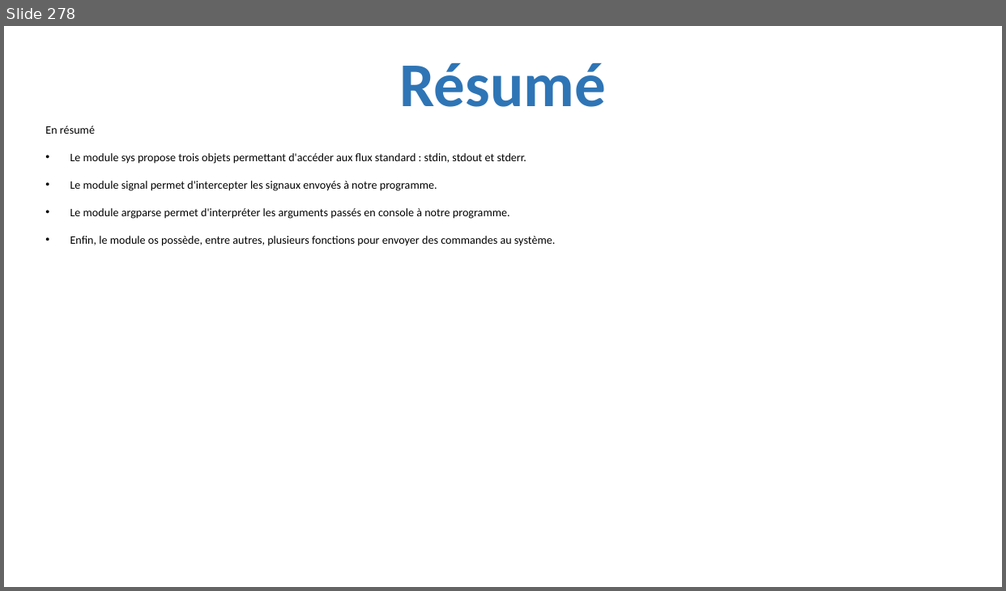
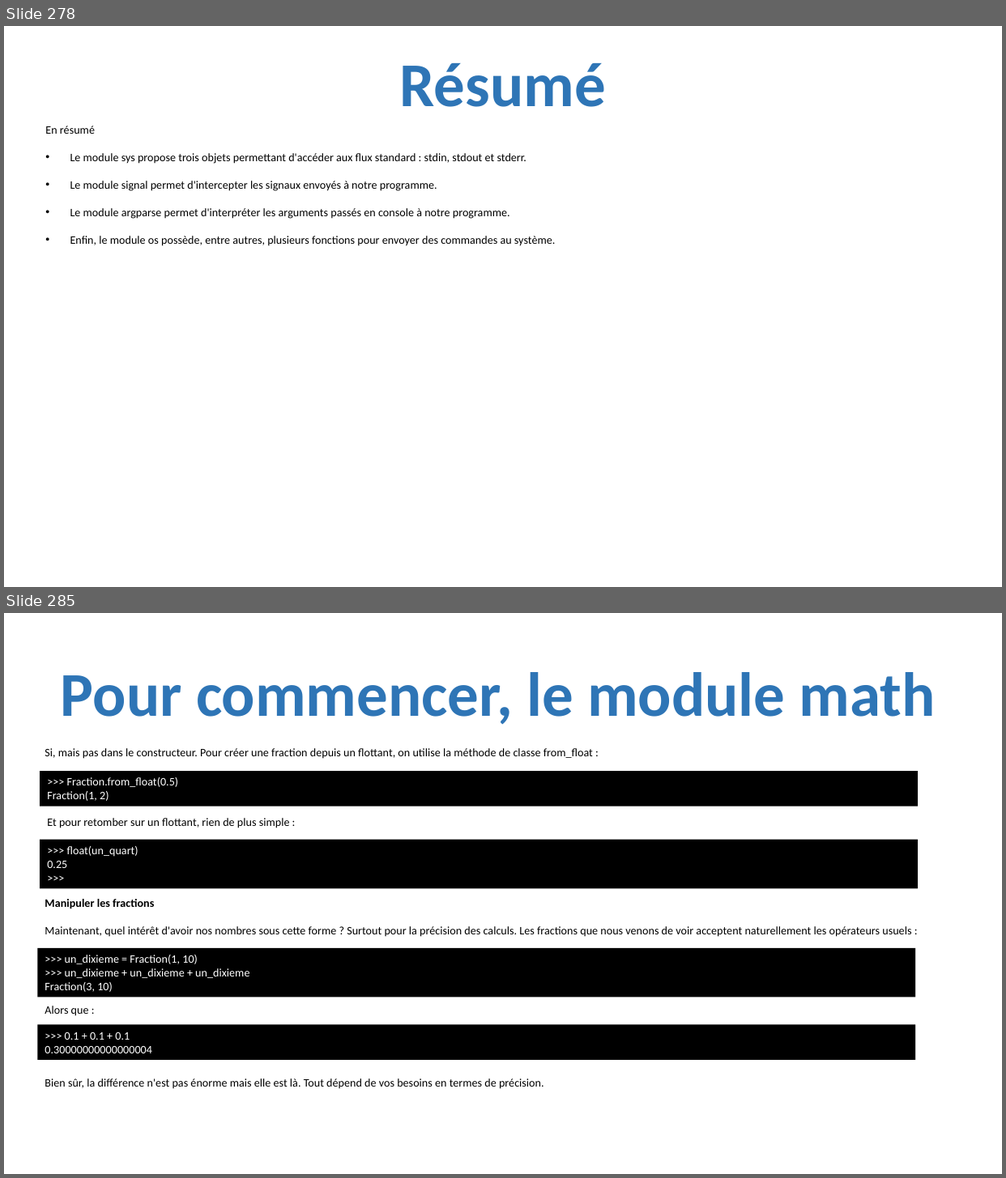
Before and after one commit to julienPalleau/PythonDoc, a slide deck: Python-resume.pptx. Shown one above the other, each under a label of ours: slide 278 before the commit, slides 278 and 285 after it; the slides between them are not shown. The pictures are 1006x591 and 1006x1178 pixels, drawn with LibreOffice and Linux fonts; fonts in the diff are those of the drawing. Boxes give left, top, right and bottom in pixels: in the first picture for what was removed or moved away, otherwise in the second. Text is boxed around its words. In the diff, an @@ line names an element or a change of style, - is before the commit and + after.

```diff
--- a/Python-resume.pptx
+++ b/Python-resume.pptx
@@ slide 285 added at bbox=[4, 613, 1002, 1174], background #FFFFFF @@
@@ title added at bbox=[61, 672, 936, 725], 60 pt, text #2E75B6, bold @@
+Pour commencer, le module math
@@ text added at bbox=[44, 748, 593, 759], 11 pt, text #000000 @@
+Si, mais pas dans le constructeur. Pour créer une fraction depuis un flottant, on utilise la méthode de classe from_float :
@@ rectangle added at bbox=[40, 771, 918, 806], fill #000000, 11 pt, text #FFFFFF @@
+>>> Fraction.from_float(0.5)
+Fraction(1, 2)
@@ text added at bbox=[47, 818, 290, 828], 11 pt, text #000000 @@
+Et pour retomber sur un flottant, rien de plus simple :
@@ rectangle added at bbox=[40, 840, 918, 889], fill #000000, 11 pt, text #FFFFFF @@
+>>> float(un_quart)
+0.25
+>>>
@@ text added at bbox=[44, 899, 911, 937], 11 pt, text #000000 @@
+Manipuler les fractions
+Maintenant, quel intérêt d'avoir nos nombres sous cette forme ? Surtout pour la précision des calculs. Les fractions que nous venons de voir acceptent naturellement les opérateurs usuels :
@@ rectangle added at bbox=[38, 948, 916, 998], fill #000000, 11 pt, text #FFFFFF @@
+>>> un_dixieme = Fraction(1, 10)
+>>> un_dixieme + un_dixieme + un_dixieme
+Fraction(3, 10)
@@ rectangle added at bbox=[38, 1024, 916, 1060], fill #000000, 11 pt, text #FFFFFF @@
+>>> 0.1 + 0.1 + 0.1
+0.30000000000000004
@@ text added at bbox=[44, 1006, 89, 1016], 11 pt, text #000000 @@
+Alors que :
@@ text added at bbox=[44, 1079, 544, 1089], 11 pt, text #000000 @@
+Bien sûr, la différence n'est pas énorme mais elle est là. Tout dépend de vos besoins en termes de précision.
```
Also in this commit, not shown: 20 other slides added.
